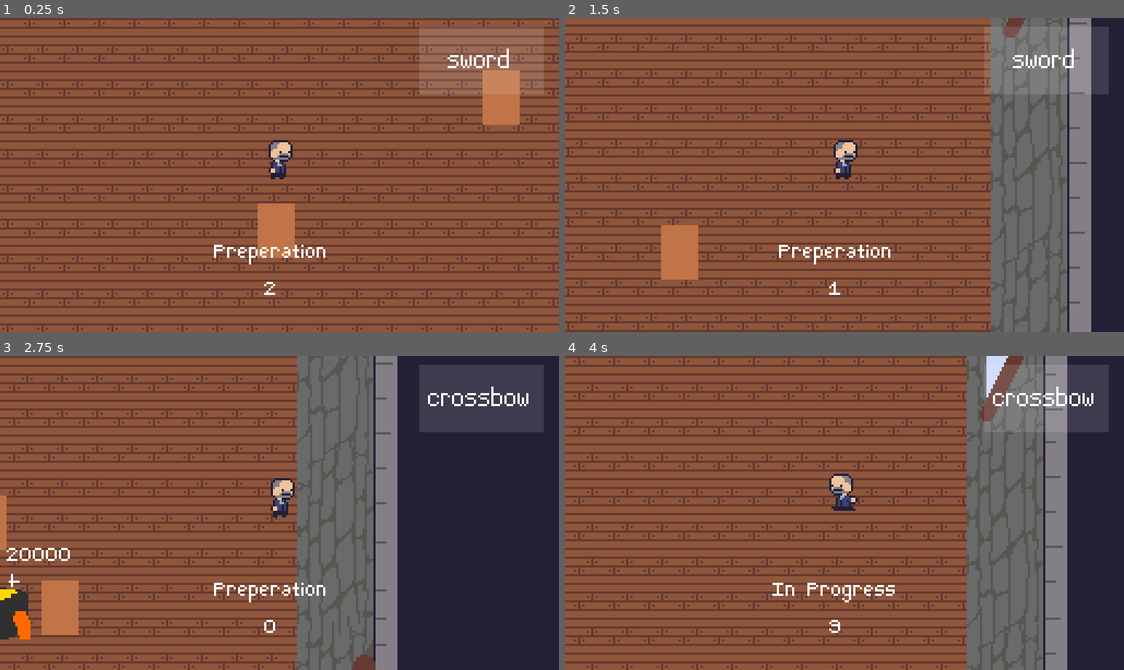
Above: before the commit, frames 1-4 (two rows, left to right).
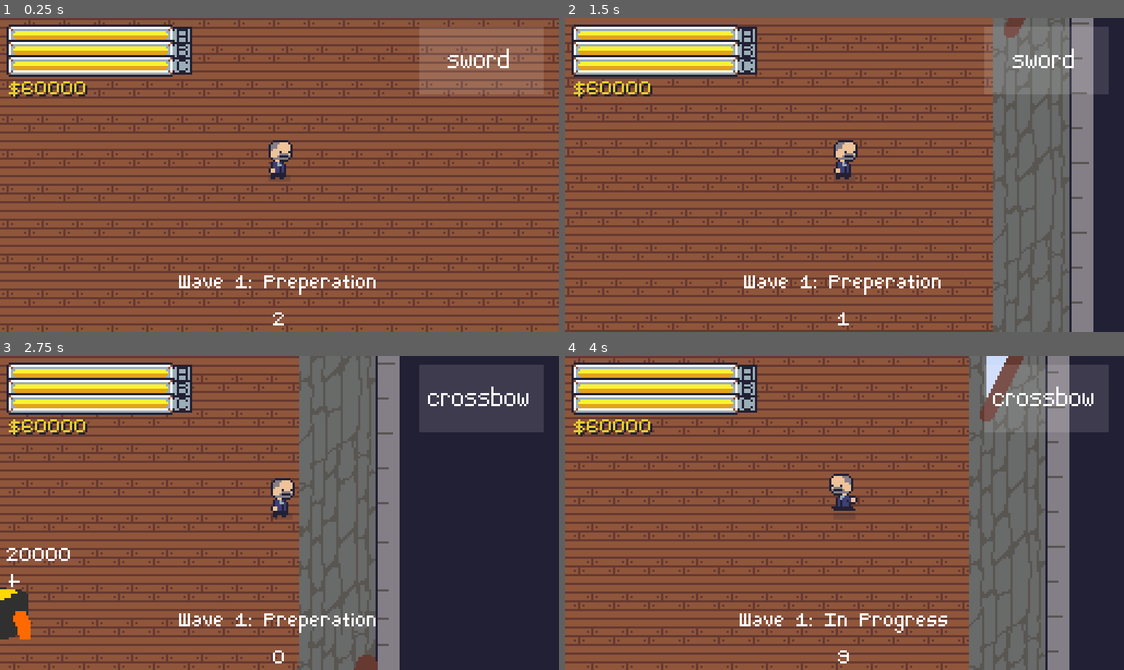
Above: after the commit, the same moments.

Repository: jiink/treasury-trouble
Game: Godot game, scene res://treasury.tscn
Two runs of this game, one before a commit and one after it. Both use one fixed random seed, a clock stepped at 60 frames per second and the inputs below.
Inputs (mouse positions are in pixels of both pictures, inside the frame that each line leads up to):
- Up to frame 1 (0.25 s): no input
- Up to frame 2 (1.5 s): move the mouse to (967, 159) at 0.52 s; hold D (right) 0.53-1.28 s; tap Space (a) at 0.6, 1.35 s; move the mouse to (732, 190) at 1.27 s; hold S (down) from 1.28 s (still down)
- Up to frame 3 (2.75 s): move the mouse to (335, 443) at 2.02 s; release S (down) at 2.03 s; hold D (right) from 2.03 s (still down); click (335, 443) at 2.1 s; tap Space (a) at 2.3 s
- Up to frame 4 (4 s): move the mouse to (816, 575) at 2.77 s; release D (right) at 2.78 s; hold W (up) 2.78-3.53 s; tap Space (a) at 2.85, 3.6 s; move the mouse to (1012, 560) at 3.52 s; hold A (left) from 3.53 s (still down)

The runs differ from the first frame. In frame 1, 8.9% of the frame differs, in the area x 1-93%, y 2-98%; in frame 2, 9.4%; in frame 3, 9.6%, in the area x 0-72%, y 0-100%; in frame 4, 8.4%.

Commit message:
pee pee

Diff:
--- /dev/null
+++ b/battle_manager.gd
@@ -0,0 +1,45 @@
+extends Node
+
+var wave = 1
+var preptime = 3
+var wavetime = 10
+
+onready var wave_info = get_node("../hud/wave_info")
+onready var wave_timer = get_node("../wave_timer")
+
+enum {
+	WAIT,
+	START_PREP,
+	PREP,
+	START_WAVE,
+	IN_PROGRESS,
+	}
+var state
+
+func _ready():
+	wave_timer.connect("timeout", self, "timer_end")
+	state = START_PREP
+
+func _process(delta):
+	var state_s
+	match state:
+		PREP:
+			state_s = "Preperation"
+		IN_PROGRESS:
+			state_s = "In Progress"
+
+	wave_info.text = "Wave %s: %s\n%s" % [wave, state_s, int(wave_timer.time_left)]
+	if state == START_PREP:
+		wave_timer.start(preptime)
+		state = PREP
+
+
+func timer_end():
+	if state == PREP:
+		state = IN_PROGRESS
+		wave_timer.start(wavetime)
+
+	elif state == IN_PROGRESS:
+		state = PREP
+		wave += 1
+		wave_timer.start(preptime)
--- a/foes/bandit.gd
+++ b/foes/thief.gd
@@ -12,6 +12,7 @@
 	KNOCKEDBACK,
 	}
 var state
+var prevstate
 
 var target
 
@@ -26,7 +27,7 @@
 	state = CHASING if enabled else STOPPED
 	$grab_zone.connect("body_entered", self, "on_body_enter")
 	$grab_zone/grab_timer.connect("timeout", self, "grab_timer_timeout")
-	target = find_goldpot()
+	target = find_goldpot("random")
 
 func _process(delta):
 	if state == STOPPED:
@@ -45,17 +46,22 @@
 
 	elif state == KNOCKEDBACK:
 		knockbacktime -= 1
+		if knockbacktime <= 0:
+			state = CHASING
 		move_and_slide(knockbackdir * knockbackspeed)
 
-func find_goldpot():
-	# nearest one
-	var goldpots = get_tree().get_nodes_in_group("goldpots")
-	var nearest_goldpot = goldpots[0]
-	for goldpot in goldpots:
-		if goldpot.global_position.distance_to(global_position) < nearest_goldpot.global_position.distance_to(global_position):
-			nearest_goldpot = goldpot
+func find_goldpot(mode = "nearest"):
+	if mode == "nearest":
+		# nearest one
+		var goldpots = get_tree().get_nodes_in_group("goldpots")
+		var nearest_goldpot = goldpots[0]
+		for goldpot in goldpots:
+			if goldpot.global_position.distance_to(global_position) < nearest_goldpot.global_position.distance_to(global_position):
+				nearest_goldpot = goldpot
 
-	return nearest_goldpot
+		return nearest_goldpot
+	elif mode == "random":
+		return get_tree().get_nodes_in_group("goldpots")[int(randf()*3)]
 
 func on_body_enter(body):
 	if body.get_owner().is_in_group("goldpots"):
@@ -75,11 +81,12 @@
 		die()
 
 func be_knocked_back(power, pos):
-	knockbacktime = 40
+	knockbacktime = 10
 	knockbackspeed = power
 
 	print(position.angle_to_point(pos))
-	knockbackdir = Vector2(0,-1).rotated(position.angle_to_point(pos))
+	knockbackdir = Vector2(0,-1).rotated(position.angle_to_point(pos) - 3*PI/2)
+	prevstate = state
 	state = KNOCKEDBACK
 
 func die():
--- a/foes/bandit.tscn
+++ b/foes/thief.tscn
@@ -1,6 +1,6 @@
 [gd_scene load_steps=4 format=2]
 
-[ext_resource path="res://foes/bandit.gd" type="Script" id=1]
+[ext_resource path="res://foes/thief.gd" type="Script" id=1]
 
 [sub_resource type="RectangleShape2D" id=1]
 extents = Vector2( 8, 3 )
@@ -8,15 +8,15 @@
 [sub_resource type="RectangleShape2D" id=2]
 extents = Vector2( 16, 10 )
 
-[node name="bandit" type="KinematicBody2D" groups=[
+[node name="thief" type="KinematicBody2D" groups=[
 "foes",
 ]]
 script = ExtResource( 1 )
 
 [node name="ColorRect" type="ColorRect" parent="."]
 margin_left = -8.0
-margin_top = -21.0
-margin_right = 9.0
+margin_top = -14.0
+margin_right = 8.0
 margin_bottom = 4.0
 color = Color( 0.752941, 0.454902, 0.278431, 1 )
 
--- a/hud.tscn
+++ b/hud.tscn
@@ -1,8 +1,12 @@
-[gd_scene load_steps=4 format=2]
+[gd_scene load_steps=8 format=2]
 
 [ext_resource path="res://fonts/small.tres" type="DynamicFont" id=1]
 [ext_resource path="res://equipped_wep.gd" type="Script" id=2]
 [ext_resource path="res://fonts/little.tres" type="DynamicFont" id=3]
+[ext_resource path="res://moneyguage.png" type="Texture" id=4]
+[ext_resource path="res://moneyguagefilling.png" type="Texture" id=5]
+[ext_resource path="res://player/guage.gd" type="Script" id=6]
+[ext_resource path="res://total.gd" type="Script" id=7]
 
 [node name="hud" type="CanvasLayer"]
 
@@ -25,12 +29,85 @@
 script = ExtResource( 2 )
 
 [node name="wave_info" type="Label" parent="."]
-margin_left = 87.0
-margin_top = 99.0
-margin_right = 161.0
-margin_bottom = 141.0
+anchor_top = 1.0
+anchor_right = 1.0
+anchor_bottom = 1.0
+margin_top = -31.0
 custom_fonts/font = ExtResource( 3 )
 text = "prep_time
 34"
 align = 1
 autowrap = true
+
+[node name="guage_a" type="TextureProgress" parent="."]
+margin_left = 3.0
+margin_top = 3.0
+margin_right = 88.0
+margin_bottom = 13.0
+value = 37.0
+texture_under = ExtResource( 4 )
+texture_progress = ExtResource( 5 )
+script = ExtResource( 6 )
+
+[node name="Label" type="Label" parent="guage_a"]
+margin_left = 78.0
+margin_top = -3.0
+margin_right = 118.0
+margin_bottom = 11.0
+custom_fonts/font = ExtResource( 3 )
+custom_colors/font_color = Color( 0.133333, 0.12549, 0.203922, 1 )
+text = "A"
+
+[node name="guage_a2" type="TextureProgress" parent="."]
+editor/display_folded = true
+margin_left = 3.0
+margin_top = 10.0
+margin_right = 88.0
+margin_bottom = 20.0
+value = 37.0
+texture_under = ExtResource( 4 )
+texture_progress = ExtResource( 5 )
+script = ExtResource( 6 )
+letter = "b"
+
+[node name="Label2" type="Label" parent="guage_a2"]
+margin_left = 78.0
+margin_top = -3.0
+margin_right = 118.0
+margin_bottom = 11.0
+custom_fonts/font = ExtResource( 3 )
+custom_colors/font_color = Color( 0.133333, 0.12549, 0.203922, 1 )
+text = "B"
+
+[node name="guage_a3" type="TextureProgress" parent="."]
+editor/display_folded = true
+margin_left = 3.0
+margin_top = 17.0
+margin_right = 88.0
+margin_bottom = 27.0
+value = 37.0
+texture_under = ExtResource( 4 )
+texture_progress = ExtResource( 5 )
+script = ExtResource( 6 )
+letter = "c"
+
+[node name="Label3" type="Label" parent="guage_a3"]
+margin_left = 78.0
+margin_top = -3.0
+margin_right = 118.0
+margin_bottom = 11.0
+custom_fonts/font = ExtResource( 3 )
+custom_colors/font_color = Color( 0.133333, 0.12549, 0.203922, 1 )
+text = "C"
+
+[node name="total" type="Label" parent="."]
+margin_left = 4.0
+margin_top = 24.0
+margin_right = 87.0
+margin_bottom = 38.0
+custom_fonts/font = ExtResource( 3 )
+custom_colors/font_color = Color( 0.901961, 0.807843, 0.184314, 1 )
+custom_colors/font_color_shadow = Color( 0.133333, 0.12549, 0.203922, 1 )
+text = "$000000"
+autowrap = true
+script = ExtResource( 7 )
--- /dev/null
+++ b/player/guage.gd
@@ -0,0 +1,22 @@
+extends TextureProgress
+
+export(String, 'a', 'b', 'c') var letter = 'a'
+
+onready var treas = get_node("/root/treasury")
+var gpot
+
+func _ready():
+	match letter:
+		'a':
+			gpot = treas.goldpot_a
+		'b':
+			gpot = treas.goldpot_b
+		'c':
+			gpot = treas.goldpot_c
+
+	gpot = get_node("/root/treasury/" + gpot)
+	print(gpot)
+	max_value = gpot.money_capacity
+
+func _process(delta):
+	value = gpot.money
--- a/player/player.gd
+++ b/player/player.gd
@@ -4,7 +4,7 @@
 var wep_i = 0
 var weapon = weapons[wep_i]
 var damage = 1
-var power = 100
+var power = 200
 var swing_delay = 0.3
 
 
--- a/player/player.tscn
+++ b/player/player.tscn
@@ -61,24 +61,23 @@
 [node name="player" type="KinematicBody2D"]
 script = ExtResource( 1 )
 
+[node name="ColorRect" type="ColorRect" parent="."]
+margin_left = -5.0
+margin_right = 5.0
+margin_bottom = 3.0
+rect_pivot_offset = Vector2( 8, 8 )
+color = Color( 0.133333, 0.12549, 0.203922, 0.2 )
+
 [node name="sprite" type="AnimatedSprite" parent="."]
 position = Vector2( 0, -9 )
-frames = SubResource( 3 )
+frames = SubResource( 1 )
 animation = "frontright"
 
-[node name="ColorRect" type="ColorRect" parent="."]
+[node name="CollisionShape2D" type="CollisionShape2D" parent="."]
 visible = false
-margin_left = -8.0
-margin_top = -17.0
-margin_right = 8.0
-margin_bottom = 4.0
-rect_pivot_offset = Vector2( 8, 8 )
-color = Color( 0.105882, 0.192157, 0.886275, 1 )
-
-[node name="CollisionShape2D" type="CollisionShape2D" parent="."]
 position = Vector2( 0, 1 )
 rotation = 1.5708
-shape = SubResource( 1 )
+shape = SubResource( 2 )
 
 [node name="movement" type="Node" parent="."]
 script = ExtResource( 14 )
@@ -113,5 +112,4 @@
 position = Vector2( 21, -3 )
 frames = SubResource( 4 )
 frame = 4
-
 [connection signal="timeout" from="sweep_box/timer" to="sweep_box" method="_on_timer_timeout"]
--- /dev/null
+++ b/total.gd
@@ -0,0 +1,4 @@
+extends Label
+
+func _process(delta):
+	text = "$%s" % $"../..".money_total
--- a/treasury.gd
+++ b/treasury.gd
@@ -1,43 +1,11 @@
 extends Node
 
-var wave = 1
-var preptime = 3
-var wavetime = 10
+export(NodePath) var goldpot_a
+export(NodePath) var goldpot_b
+export(NodePath) var goldpot_c
 
-onready var wave_info = get_node("hud/wave_info")
+var money_total
 
-enum {
-	WAIT,
-	START_PREP,
-	PREP,
-	START_WAVE,
-	IN_PROGRESS,
-	}
-var state
-
-func _ready():
-	$wave_timer.connect("timeout", self, "timer_end")
-	state = START_PREP
 
 func _process(delta):
-	var state_s
-	match state:
-		PREP:
-			state_s = "Preperation"
-		IN_PROGRESS:
-			state_s = "In Progress"
-
-	wave_info.text = "%s\n%s" % [state_s, int($wave_timer.time_left)]
-	if state == START_PREP:
-		$wave_timer.start(preptime)
-		state = PREP
-
-
-func timer_end():
-	if state == PREP:
-		state = IN_PROGRESS
-		$wave_timer.start(wavetime)
-
-	elif state == IN_PROGRESS:
-		state = PREP
-		$wave_timer.start(preptime)
+	money_total = get_node(goldpot_a).money + get_node(goldpot_c).money + get_node(goldpot_b).money
--- a/treasury.tscn
+++ b/treasury.tscn
@@ -1,18 +1,21 @@
-[gd_scene load_steps=13 format=2]
+[gd_scene load_steps=16 format=2]
 
 [ext_resource path="res://treasury.gd" type="Script" id=1]
-[ext_resource path="res://room/woodfloor.png" type="Texture" id=2]
-[ext_resource path="res://room/room1.png" type="Texture" id=3]
-[ext_resource path="res://room/window.png" type="Texture" id=4]
-[ext_resource path="res://player/player.tscn" type="PackedScene" id=5]
-[ext_resource path="res://room/goldpot/goldpot.tscn" type="PackedScene" id=6]
-[ext_resource path="res://foes/bandit.tscn" type="PackedScene" id=7]
-[ext_resource path="res://hud.tscn" type="PackedScene" id=8]
-[ext_resource path="res://Camera2D.gd" type="Script" id=9]
+[ext_resource path="res://battle_manager.gd" type="Script" id=2]
+[ext_resource path="res://room/woodfloor.png" type="Texture" id=3]
+[ext_resource path="res://room/room1.png" type="Texture" id=4]
+[ext_resource path="res://room/window.png" type="Texture" id=5]
+[ext_resource path="res://player/player.tscn" type="PackedScene" id=6]
+[ext_resource path="res://room/goldpot/goldpot.tscn" type="PackedScene" id=7]
+[ext_resource path="res://foes/thief.tscn" type="PackedScene" id=8]
+[ext_resource path="res://room/enterancetop.png" type="Texture" id=9]
+[ext_resource path="res://room/top2.png" type="Texture" id=10]
+[ext_resource path="res://hud.tscn" type="PackedScene" id=11]
+[ext_resource path="res://Camera2D.gd" type="Script" id=12]
 
 [sub_resource type="TileSet" id=1]
 0/name = "woodfloor.png 0"
-0/texture = ExtResource( 2 )
+0/texture = ExtResource( 3 )
 0/tex_offset = Vector2( 0, 0 )
 0/modulate = Color( 1, 1, 1, 1 )
 0/region = Rect2( 0, 0, 16, 16 )
@@ -30,6 +33,12 @@
 
 [node name="treasury" type="Node"]
 script = ExtResource( 1 )
+goldpot_a = NodePath("sort/goldpot")
+goldpot_b = NodePath("sort/goldpot2")
+goldpot_c = NodePath("sort/goldpot3")
+
+[node name="battle_manager" type="Node" parent="."]
+script = ExtResource( 2 )
 
 [node name="ColorRect" type="ColorRect" parent="."]
 visible = false
@@ -45,8 +54,11 @@
 tile_data = PoolIntArray( -1507332, 0, 0, -1507331, 0, 0, -1507330, 0, 0, -1507329, 0, 0, -1572864, 0, 0, -1572863, 0,  …(8633 unchanged characters)…
 
 [node name="room1" type="Sprite" parent="."]
-position = Vector2( 21, -128 )
-texture = ExtResource( 3 )
+position = Vector2( 21.5, -128.5 )
+texture = ExtResource( 4 )
+__meta__ = {
+"_edit_lock_": true
+}
 
 [node name="collisions" type="Node2D" parent="."]
 editor/display_folded = true
@@ -71,9 +83,27 @@
 }
 
 [node name="StaticBody2D3" type="StaticBody2D" parent="collisions"]
-position = Vector2( -7, -481 )
+position = Vector2( -105, -482 )
 
 [node name="CollisionShape2D" type="CollisionShape2D" parent="collisions/StaticBody2D3"]
+shape = SubResource( 2 )
+__meta__ = {
+"_edit_lock_": true
+}
+
+[node name="StaticBody2D7" type="StaticBody2D" parent="collisions"]
+position = Vector2( 82, -481 )
+
+[node name="CollisionShape2D" type="CollisionShape2D" parent="collisions/StaticBody2D7"]
+shape = SubResource( 2 )
+__meta__ = {
+"_edit_lock_": true
+}
+
+[node name="StaticBody2D8" type="StaticBody2D" parent="collisions"]
+position = Vector2( -6, -555 )
+
+[node name="CollisionShape2D" type="CollisionShape2D" parent="collisions/StaticBody2D8"]
 shape = SubResource( 2 )
 __meta__ = {
 "_edit_lock_": true
@@ -107,44 +137,54 @@
 "_edit_lock_": true
 }
 
+[node name="spawnpoints" type="Node2D" parent="."]
+
+[node name="Position2D" type="Position2D" parent="spawnpoints"]
+position = Vector2( -13, -439 )
+
 [node name="window" type="Sprite" parent="."]
 position = Vector2( 162, -88 )
-texture = ExtResource( 4 )
+texture = ExtResource( 5 )
 
 [node name="sort" type="YSort" parent="."]
 
-[node name="player" parent="sort" instance=ExtResource( 5 )]
-
-[node name="goldpot" parent="sort" instance=ExtResource( 6 )]
+[node name="player" parent="sort" instance=ExtResource( 6 )]
+
+[node name="goldpot" parent="sort" instance=ExtResource( 7 )]
 position = Vector2( 110, -169 )
 
-[node name="goldpot2" parent="sort" instance=ExtResource( 6 )]
+[node name="goldpot2" parent="sort" instance=ExtResource( 7 )]
 position = Vector2( -104, -166 )
 
-[node name="goldpot3" parent="sort" instance=ExtResource( 6 )]
+[node name="goldpot3" parent="sort" instance=ExtResource( 7 )]
 position = Vector2( 3, 137 )
 
 [node name="foes" type="YSort" parent="sort"]
 
-[node name="bandit" parent="sort/foes" instance=ExtResource( 7 )]
-position = Vector2( 13, -276 )
-
-[node name="bandit2" parent="sort/foes" instance=ExtResource( 7 )]
-position = Vector2( -48, -199 )
-
-[node name="bandit3" parent="sort/foes" instance=ExtResource( 7 )]
-position = Vector2( -115, 123 )
-
-[node name="bandit4" parent="sort/foes" instance=ExtResource( 7 )]
-position = Vector2( 101, 135 )
-
-[node name="bandit5" parent="sort/foes" instance=ExtResource( 7 )]
-position = Vector2( 101, -21 )
-
-[node name="bandit6" parent="sort/foes" instance=ExtResource( 7 )]
-position = Vector2( -2, 28 )
-
-[node name="hud" parent="." instance=ExtResource( 8 )]
+[node name="thief" parent="sort/foes" instance=ExtResource( 8 )]
+position = Vector2( -24, -435 )
+
+[node name="thief2" parent="sort/foes" instance=ExtResource( 8 )]
+position = Vector2( -24, -435 )
+
+[node name="thief3" parent="sort/foes" instance=ExtResource( 8 )]
+position = Vector2( -24, -435 )
+
+[node name="thief4" parent="sort/foes" instance=ExtResource( 8 )]
+position = Vector2( -24, -435 )
+
+[node name="thief5" parent="sort/foes" instance=ExtResource( 8 )]
+position = Vector2( -24, -435 )
+
+[node name="enterancetop" type="Sprite" parent="."]
+position = Vector2( -10, -432 )
+texture = ExtResource( 9 )
+
+[node name="top2" type="Sprite" parent="enterancetop"]
+position = Vector2( 22, 623 )
+texture = ExtResource( 10 )
+
+[node name="hud" parent="." instance=ExtResource( 11 )]
 
 [node name="cam" type="Camera2D" parent="."]
 current = true
@@ -160,5 +200,4 @@
 [node name="wave_timer" type="Timer" parent="."]
 one_shot = true
 
-
 [editable path="hud"]
Binary file added: moneyguage.png
Not shown, added: moneyguage.png.import
Binary file added: moneyguagefilling.png
Not shown, added: moneyguagefilling.png.import
Not shown: 3 places in player/player.tscn that only renumber resources
Binary file added: room/enterancetop.png
Not shown, added: room/enterancetop.png.import
Binary file added: room/top2.png
Not shown, added: room/top2.png.import
Not shown: 1 places in treasury.tscn that only renumber resources
